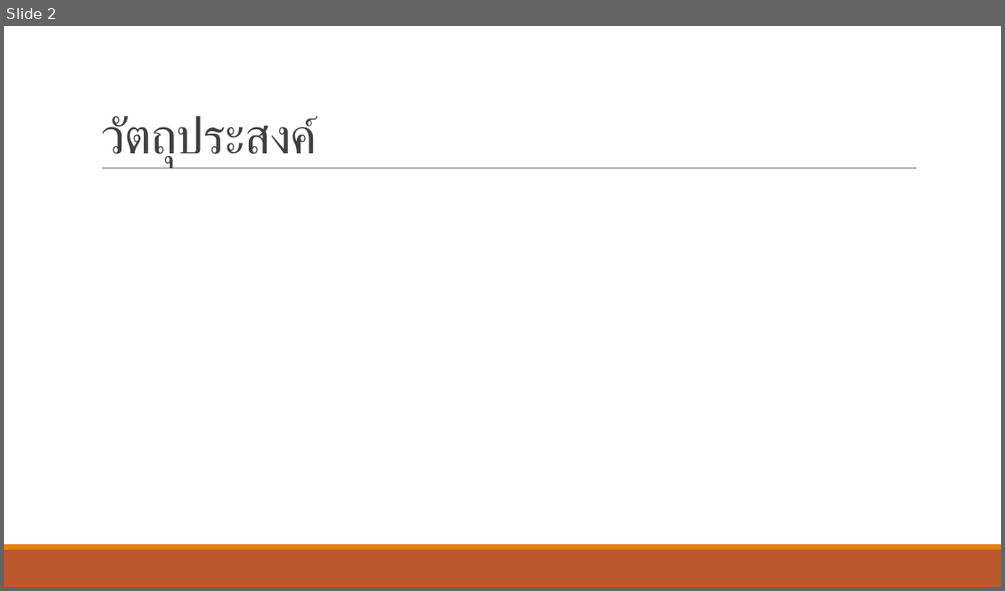
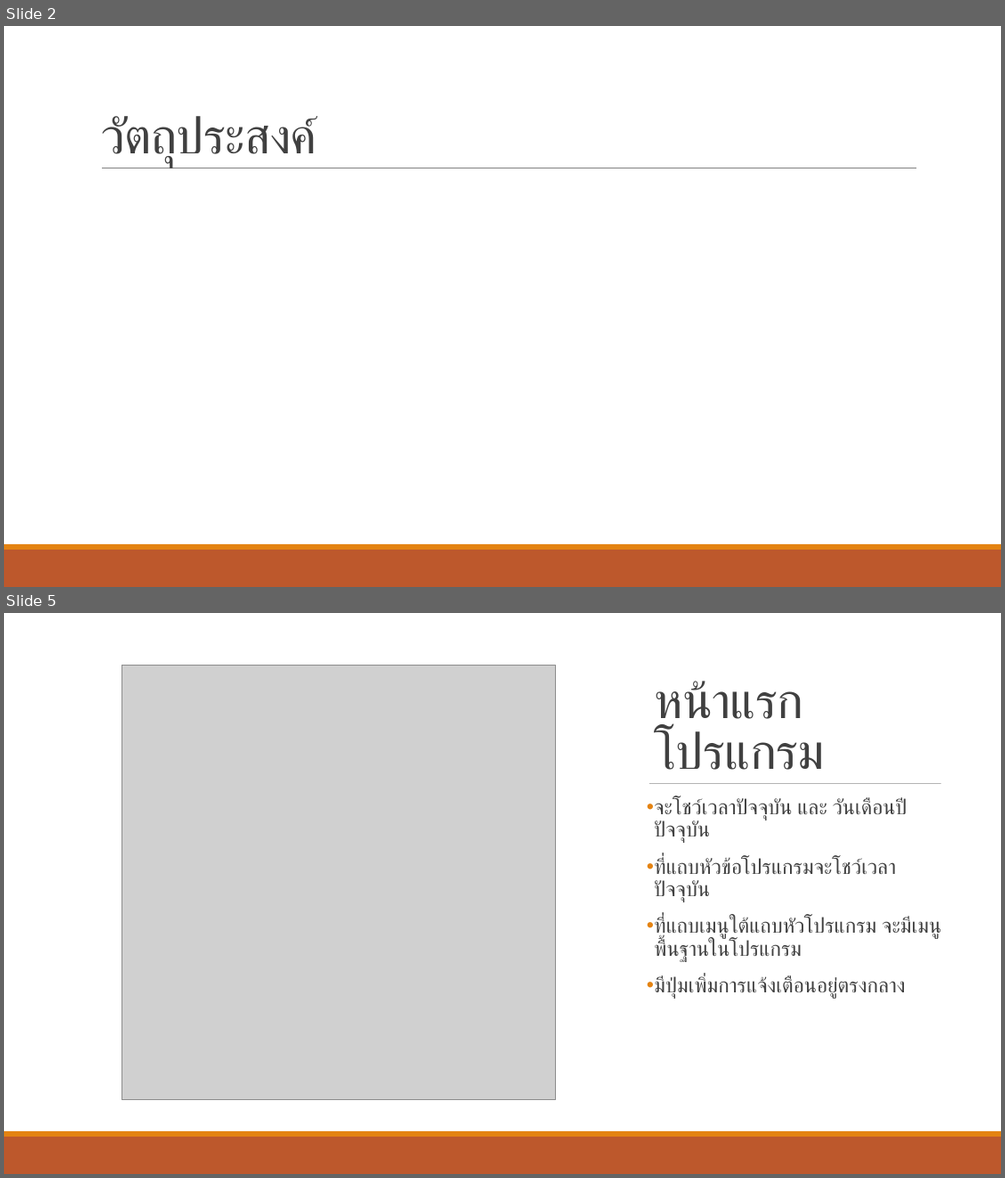
Before and after one commit to wannaphong/timenone, a slide deck: งานนำเสนอ.pptx. Shown one above the other, each under a label of ours: slide 2 before the commit, slides 2 and 5 after it; the slides between them are not shown. The pictures are 1005x591 and 1005x1178 pixels, drawn with LibreOffice and Linux fonts; fonts in the diff are those of the drawing; grey boxes stand for pictures. Boxes give left, top, right and bottom in pixels: in the first picture for what was removed or moved away, otherwise in the second. Text is boxed around its words. In the diff, an @@ line names an element or a change of style, - is before the commit and + after.

```diff
--- a/งานนำเสนอ.pptx
+++ b/งานนำเสนอ.pptx
@@ slide 5 added at (4, 613, 1001, 1174), background #FFFFFF @@
@@ rectangle added at (4, 613, 1001, 1131), fill #FFFFFF @@
@@ picture added at (121, 666, 555, 1100) @@
@@ title added at (654, 681, 803, 731), 48 pt, text #404040 @@
+หน้าแรกโปรแกรม
@@ line added from (649, 784) to (941, 784), #808080 0.5 pt @@
@@ text added at (654, 797, 939, 998), 20 pt, text #404040 @@
+• จะโชว์เวลาปัจจุบัน และ วันเดือนปีปัจจุบัน
+• ที่แถบหัวข้อโปรแกรมจะโชว์เวลาปัจจุบัน
+• ที่แถบเมนูใต้แถบหัวโปรแกรม จะมีเมนูพื้นฐานในโปรแกรม
+• มีปุ่มเพิ่มการแจ้งเตือนอยู่ตรงกลาง
@@ rectangle added at (4, 1136, 1001, 1174), fill #BD582C @@
@@ rectangle added at (4, 1131, 1001, 1136), fill #E48312 @@
```
Also in this commit, not shown: 6 other slides added, 4 slides removed, 2 other files.
